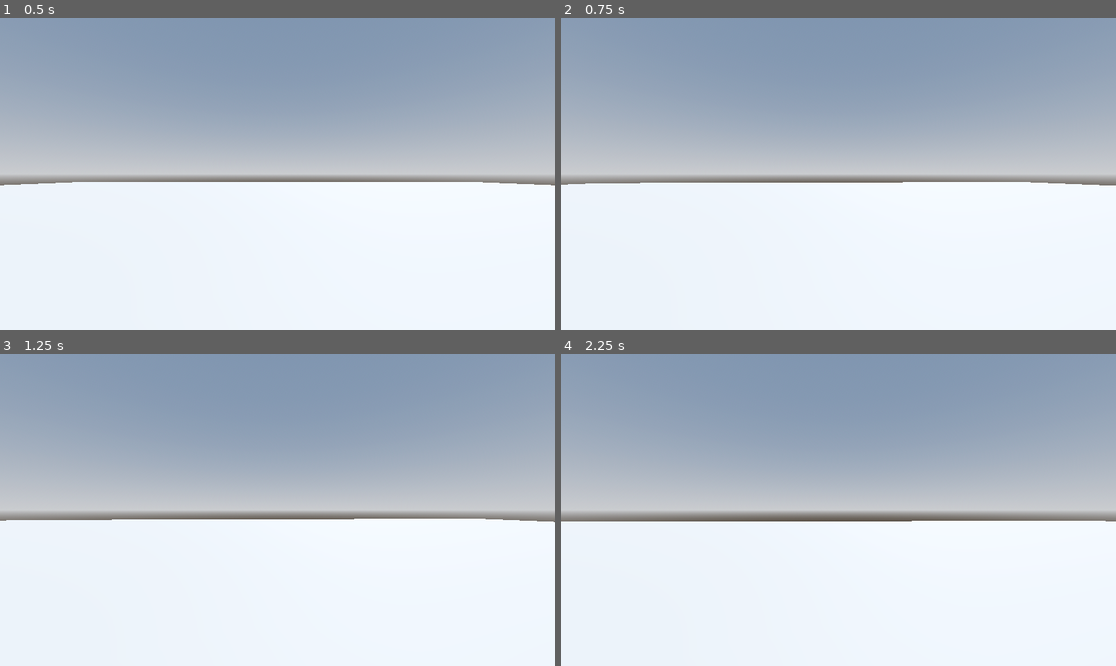
Above: before the commit, frames 1-4 (two rows, left to right).
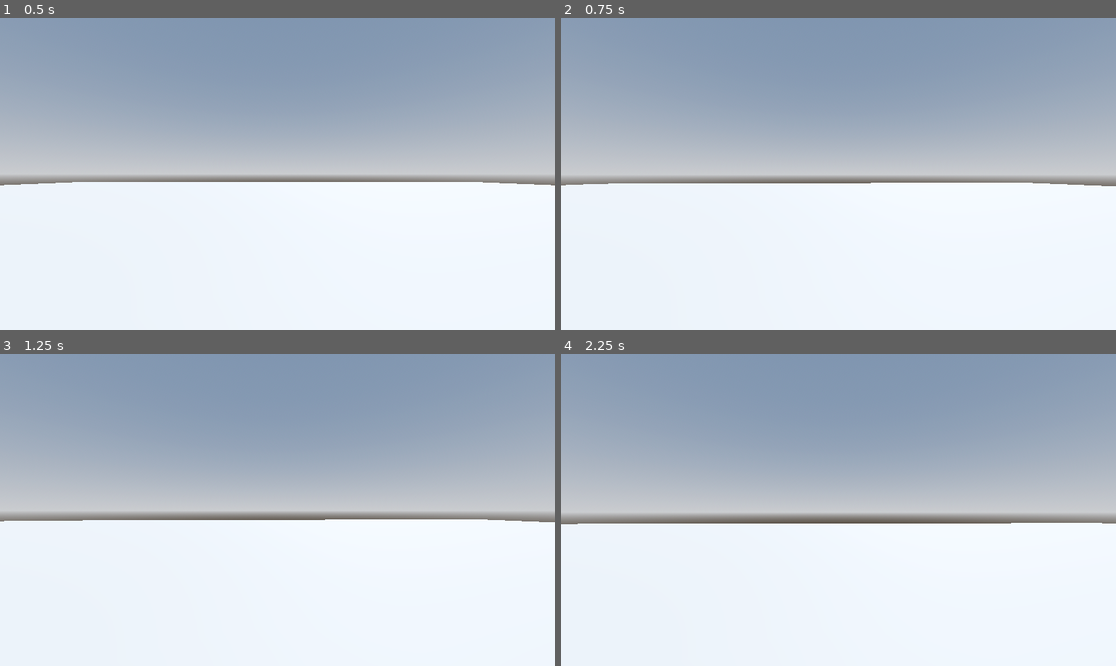
Above: after the commit, the same moments.

Repository: oneshot-death/3d-school-game
Game: Godot game, scene res://Levels/sandbox.tscn
The game is run twice, just before and just after one commit, with the same random seed, the same clock (stepped at 60 frames per second) and the same inputs.
Inputs (mouse positions are in pixels of both pictures, inside the frame that each line leads up to):
- Up to frame 1 (0.5 s): no input
- Up to frame 2 (0.75 s): tap Enter (ui_accept) at 0.5 s; move the mouse to (866, 174) at 0.52 s; hold W (move_forward) from 0.53 s (still down)
- Up to frame 3 (1.25 s): keep holding W (move_forward); tap Enter (ui_accept) at 0.77 s
- Up to frame 4 (2.25 s): keep holding W (move_forward); move the mouse to (810, 510) at 1.27 s; tap Enter (ui_accept) at 1.52 s; move the mouse to (849, 503) at 2.02 s

Frame 1 is identical in both runs. In frame 2, 0.2% of the frame differs, in the area x 0-100%, y 52-54%; in frame 3, 0.2%; in frame 4, 2.0%, in the area x 0-100%, y 50-55%.

Commit message:
Added extra camera movement and assets

Diff:
--- /dev/null
+++ b/Assets/Chair/chair.tscn
@@ -0,0 +1,16 @@
+[gd_scene load_steps=3 format=3 uid="uid://b7mrmm2x01pgy"]
+
+[ext_resource type="PackedScene" uid="uid://cvcv2bdmpvj4y" path="res://Assets/chair_mp_1_2.glb" id="1_rmrvb"]
+
+[sub_resource type="BoxShape3D" id="BoxShape3D_rmrvb"]
+size = Vector3(0.45916748, 0.5878296, 0.46411133)
+
+[node name="Chair" type="Node3D"]
+
+[node name="chair_mp_1_22" parent="." instance=ExtResource("1_rmrvb")]
+
+[node name="StaticBody3D" type="StaticBody3D" parent="chair_mp_1_22"]
+
+[node name="CollisionShape3D" type="CollisionShape3D" parent="chair_mp_1_22/StaticBody3D"]
+transform = Transform3D(1, 0, 0, 0, 1, 0, 0, 0, 1, 0.0055236816, 0.30229455, 0.00036621094)
+shape = SubResource("BoxShape3D_rmrvb")
--- /dev/null
+++ b/Assets/Table/table.tscn
@@ -0,0 +1,16 @@
+[gd_scene load_steps=3 format=3 uid="uid://ddxwbra1ge8jn"]
+
+[ext_resource type="PackedScene" uid="uid://oecmomkwxao2" path="res://Assets/coffee_table_1_2.glb" id="1_to3tb"]
+
+[sub_resource type="BoxShape3D" id="BoxShape3D_vd1by"]
+size = Vector3(1.5944519, 0.6693115, 0.58514404)
+
+[node name="Table" type="Node3D"]
+
+[node name="coffee_table_1_22" parent="." instance=ExtResource("1_to3tb")]
+
+[node name="StaticBody3D" type="StaticBody3D" parent="coffee_table_1_22"]
+
+[node name="CollisionShape3D" type="CollisionShape3D" parent="coffee_table_1_22/StaticBody3D"]
+transform = Transform3D(1, 0, 0, 0, 1, 0, 0, 0, 1, -0.012619019, 0.34261388, -0.0043640137)
+shape = SubResource("BoxShape3D_vd1by")
--- a/Levels/sandbox.tscn
+++ b/Levels/sandbox.tscn
@@ -1,6 +1,8 @@
-[gd_scene load_steps=5 format=3 uid="uid://5jjsbrlvwas"]
+[gd_scene load_steps=7 format=3 uid="uid://5jjsbrlvwas"]
 
 [ext_resource type="PackedScene" uid="uid://d0kr2ypx36t7a" path="res://Player/player.tscn" id="1_7t7j1"]
+[ext_resource type="PackedScene" uid="uid://b7mrmm2x01pgy" path="res://Assets/Chair/chair.tscn" id="2_o45c4"]
+[ext_resource type="PackedScene" uid="uid://ddxwbra1ge8jn" path="res://Assets/Table/table.tscn" id="3_fmlkh"]
 
 [sub_resource type="ProceduralSkyMaterial" id="ProceduralSkyMaterial_rru0v"]
 sky_horizon_color = Color(0.66224277, 0.6717428, 0.6867428, 1)
@@ -30,3 +32,9 @@
 [node name="CSGBox3D" type="CSGBox3D" parent="."]
 use_collision = true
 size = Vector3(64, 1, 64)
+
+[node name="Chair" parent="." instance=ExtResource("2_o45c4")]
+transform = Transform3D(1, 0, 0, 0, 1, 0, 0, 0, 1, 6.220186, 0.5, 3.742053)
+
+[node name="Table" parent="." instance=ExtResource("3_fmlkh")]
+transform = Transform3D(1, 0, 0, 0, 1, 0, 0, 0, 1, 6.5576544, 0.49999976, 4.5119143)
--- a/Player/player.gd
+++ b/Player/player.gd
@@ -5,6 +5,8 @@
 const JUMP_VELOCITY = 4.5
 
 var mouse_motion=Vector2.ZERO
+
+@onready var camerapivot:Node3D=$CameraPivot
 
 func _ready() -> void:
 	Input.mouse_mode=Input.MOUSE_MODE_CAPTURED
@@ -42,4 +44,6 @@
 
 func handle_camera_rotation() -> void:
 	rotate_y(mouse_motion.x)
+	camerapivot.rotate_x(mouse_motion.y)
+	camerapivot.rotation_degrees.x=clampf(camerapivot.rotation_degrees.x,-90.0,90.0)
 	mouse_motion=Vector2.ZERO
--- a/Player/player.tscn
+++ b/Player/player.tscn
@@ -15,5 +15,7 @@
 [node name="CollisionShape3D" type="CollisionShape3D" parent="."]
 shape = SubResource("CapsuleShape3D_l8h54")
 
-[node name="Camera3D" type="Camera3D" parent="."]
+[node name="CameraPivot" type="Node3D" parent="."]
 transform = Transform3D(1, 0, 0, 0, 1, 0, 0, 0, 1, 0, 0.3, 0)
+
+[node name="Camera3D" type="Camera3D" parent="CameraPivot"]
Binary file added: Assets/chair_mp_1.glb
Not shown, added: Assets/chair_mp_1.glb.import
Binary file added: Assets/chair_mp_1_1.glb
Not shown, added: Assets/chair_mp_1_1.glb.import
Binary file added: Assets/chair_mp_1_1_wood_3.png
Not shown, added: Assets/chair_mp_1_1_wood_3.png.import
Binary file added: Assets/chair_mp_1_2.glb
Not shown, added: Assets/chair_mp_1_2.glb.import
Binary file added: Assets/chair_mp_1_2_wood_4.png
Not shown, added: Assets/chair_mp_1_2_wood_4.png.import
Binary file added: Assets/chair_mp_1_3.glb
Not shown, added: Assets/chair_mp_1_3.glb.import
(and 92 more such lines)
